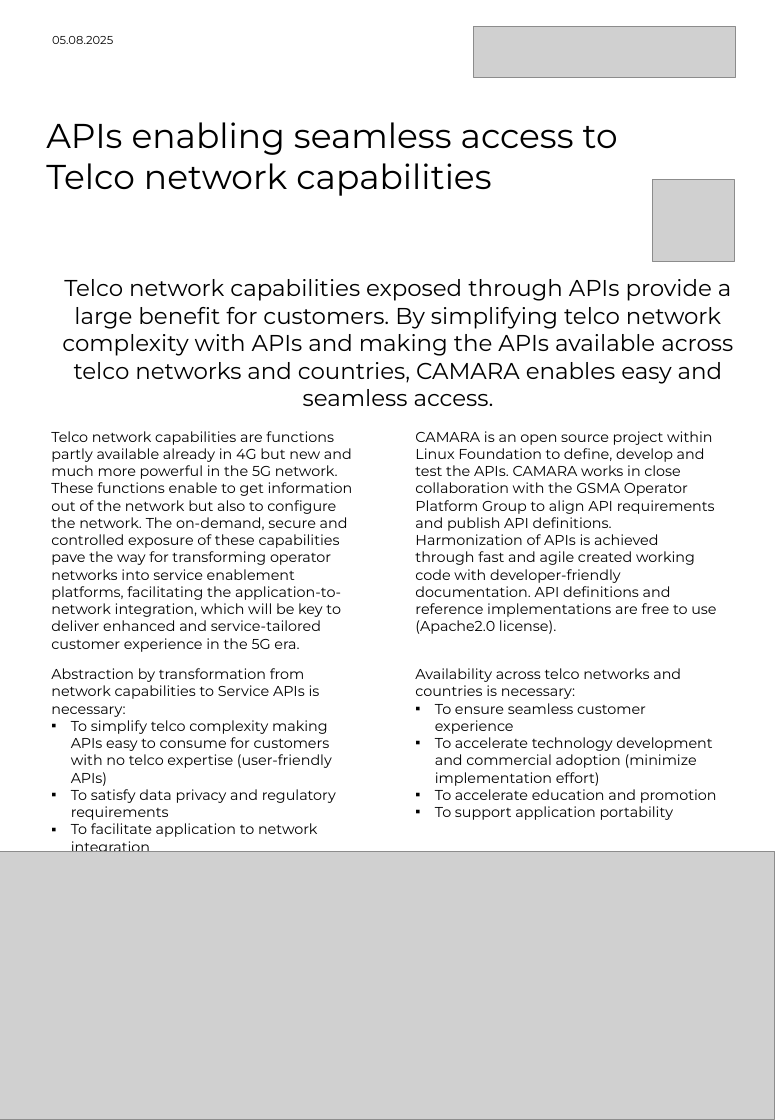
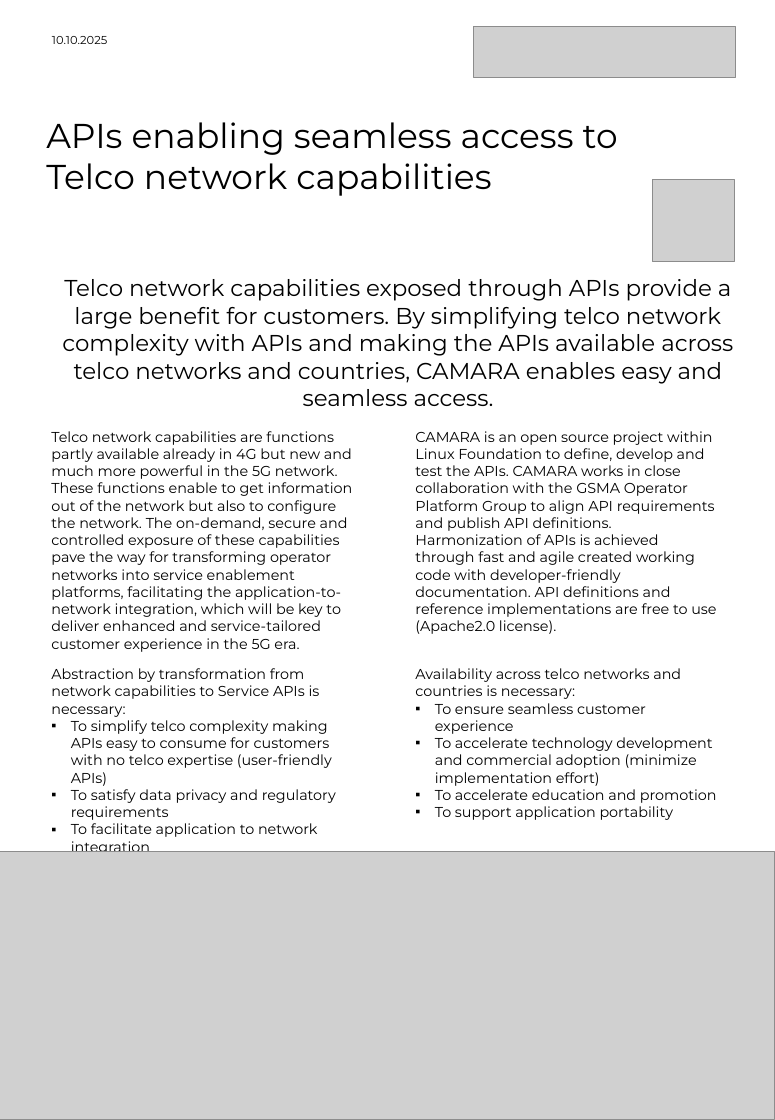
Before and after one commit to camaraproject/Marketing, a slide deck: slide 1 of documentation/MarketingMaterial/CAMARA Onepager.pptx. Drawn at 775x1120 pixels with LibreOffice and Linux fonts; fonts in the diff are those of the drawing; grey boxes stand for pictures; background and template pictures are left out. Boxes give left, top, right and bottom in pixels: in the first picture for what was removed or moved away, otherwise in the second. Text is boxed around its words. In the diff, an @@ line names an element or a change of style, - is before the commit and + after.

```diff
--- a/documentation/MarketingMaterial/CAMARA Onepager.pptx
+++ b/documentation/MarketingMaterial/CAMARA Onepager.pptx
@@ text at (52,36,107,44): text changed @@
-05.08.2025
+10.10.2025
```
Also in this commit, not shown: 2 other files.
